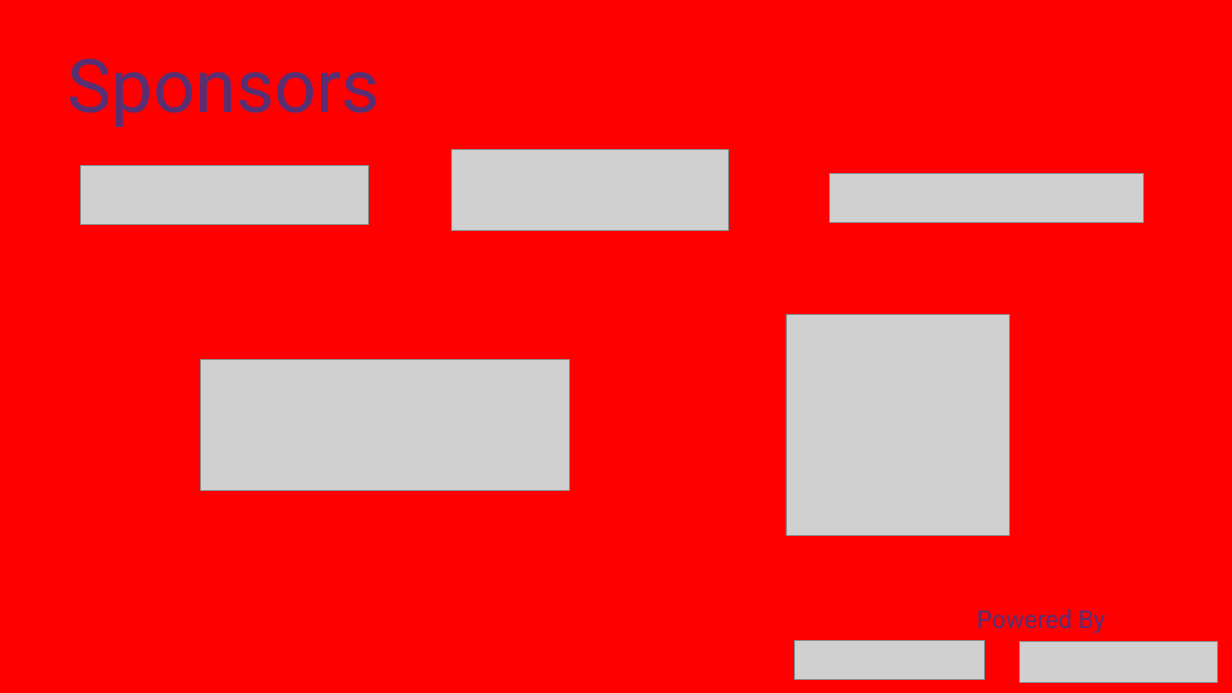
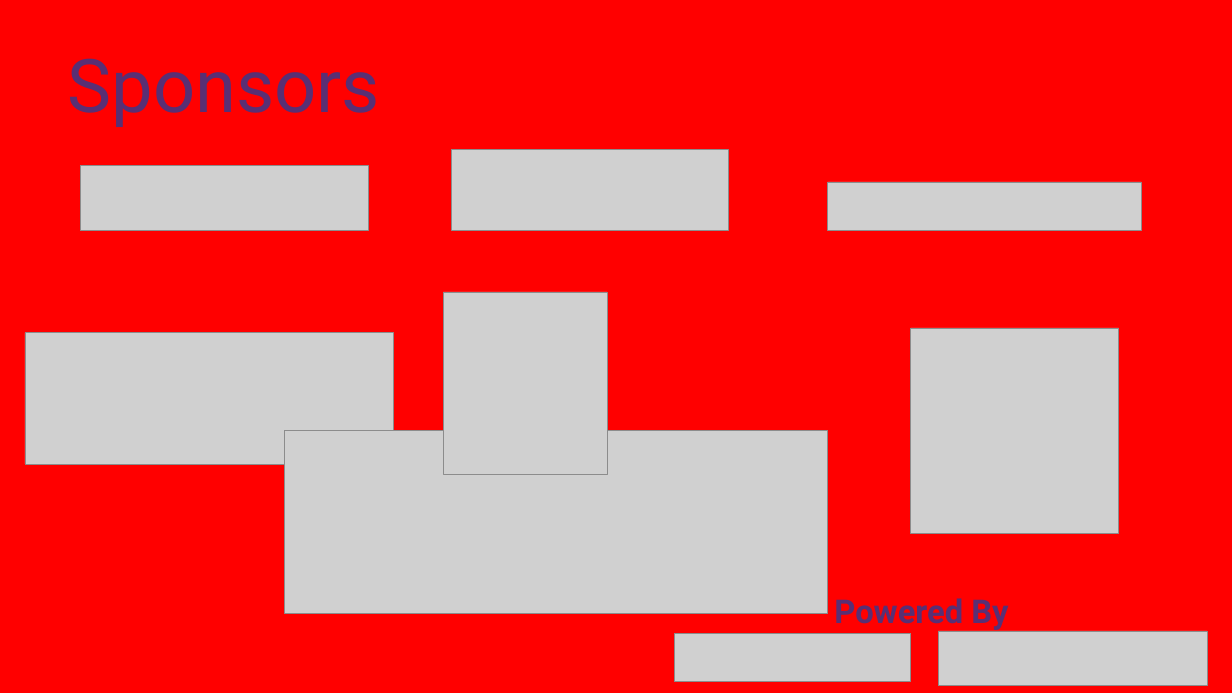
Before and after one commit to ClaudioESSilva/SQLServer-PowerShell, a slide deck: slide 3 of Presentations/LightUp 2020/dbatools and Power BI walked into a bar.pptx. Drawn at 1232x693 pixels with LibreOffice and Linux fonts; fonts in the diff are those of the drawing; grey boxes stand for pictures; background and template pictures are left out. Boxes give left, top, right and bottom in pixels: in the first picture for what was removed or moved away, otherwise in the second. Text is boxed around its words. In the diff, an @@ line names an element or a change of style, - is before the commit and + after.

```diff
--- a/Presentations/LightUp 2020/dbatools and Power BI walked into a bar.pptx
+++ b/Presentations/LightUp 2020/dbatools and Power BI walked into a bar.pptx
@@ picture: place and size @@
-picture at box(80, 165, 368, 224)
+picture at box(80, 165, 368, 231)
@@ picture: place and size @@
-picture at box(830, 173, 1143, 222)
+picture at box(827, 182, 1141, 230)
@@ picture added at box(443, 292, 607, 475) @@
@@ picture: place and size @@
-picture at box(786, 315, 1009, 535)
+picture at box(910, 328, 1118, 533)
@@ picture: place and size @@
-picture at box(200, 359, 569, 491)
+picture at box(25, 333, 394, 464)
@@ picture added at box(284, 431, 827, 613) @@
@@ text "Powered By": place and size @@
-text "Powered By" at box(977, 609, 1105, 633)
+text "Powered By" at box(834, 598, 1008, 632)
@@ text "Powered By" at box(834, 598, 1008, 632): size 66 to 88 pt, bold on @@
@@ picture: place and size @@
-picture at box(795, 641, 984, 680)
+picture at box(674, 633, 911, 681)
@@ picture: place and size @@
-picture at box(1020, 642, 1218, 682)
+picture at box(938, 631, 1207, 686)
```
Also in this commit, not shown: 3 other slides changed.
